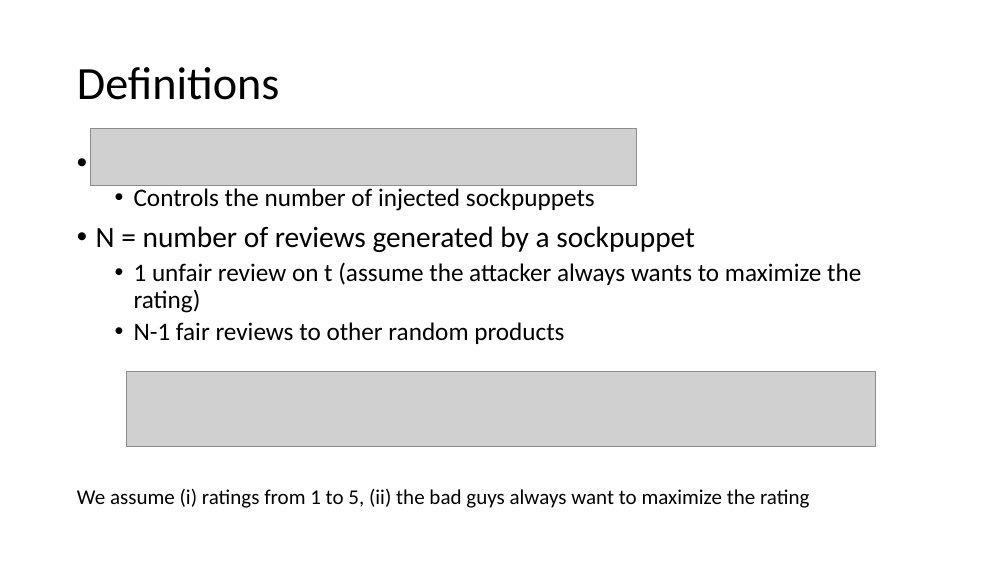
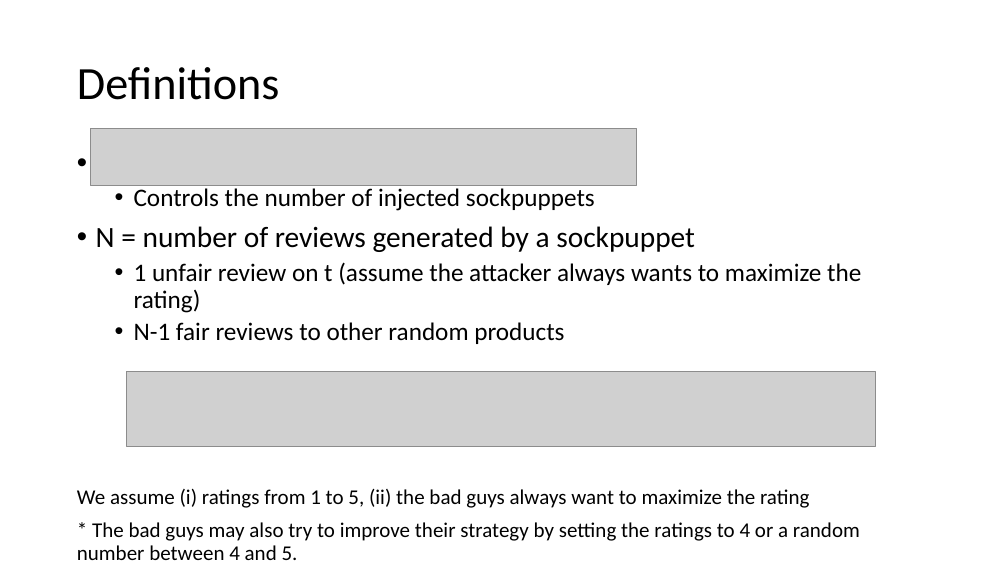
Before and after one commit to rzlll/DataMining, a slide deck: slide 4 of reports/Discussion.pptx. Drawn at 1008x567 pixels with LibreOffice and Linux fonts; fonts in the diff are those of the drawing; grey boxes stand for pictures. Boxes give left, top, right and bottom in pixels: in the first picture for what was removed or moved away, otherwise in the second. Text is boxed around its words. In the diff, an @@ line names an element or a change of style, - is before the commit and + after.

```diff
--- a/reports/Discussion.pptx
+++ b/reports/Discussion.pptx
@@ text at [77, 522, 860, 560]: paragraph added @@
+* The bad guys may also try to improve their strategy by setting the ratings to 4 or a random number between 4 and 5.
```
Also in this commit, not shown: 2 other slides changed, 2 slides removed, 3 other files.
